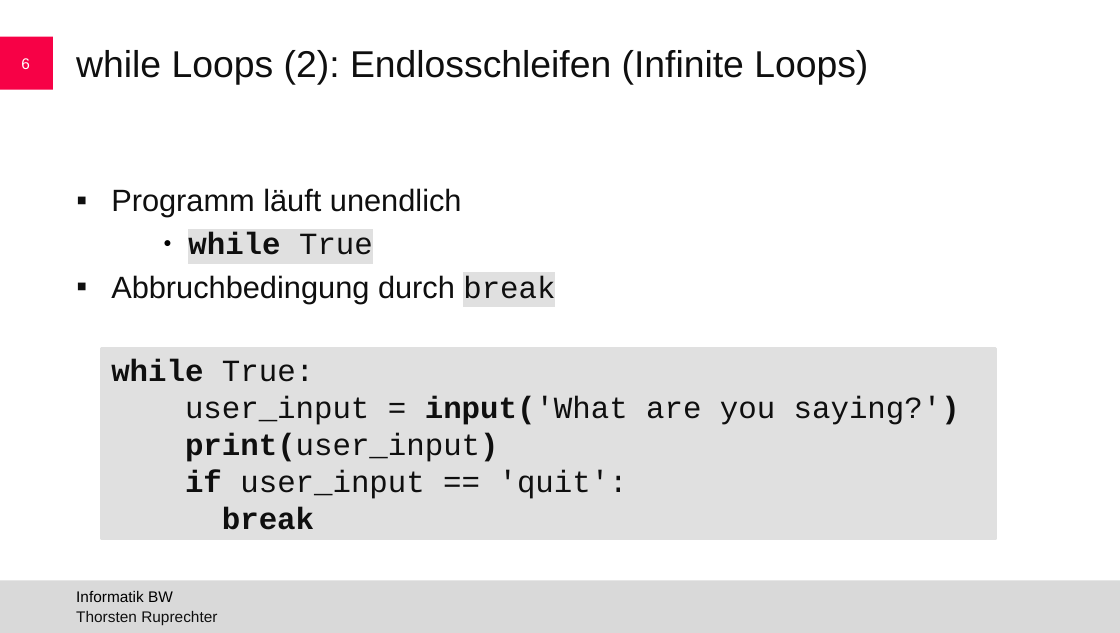
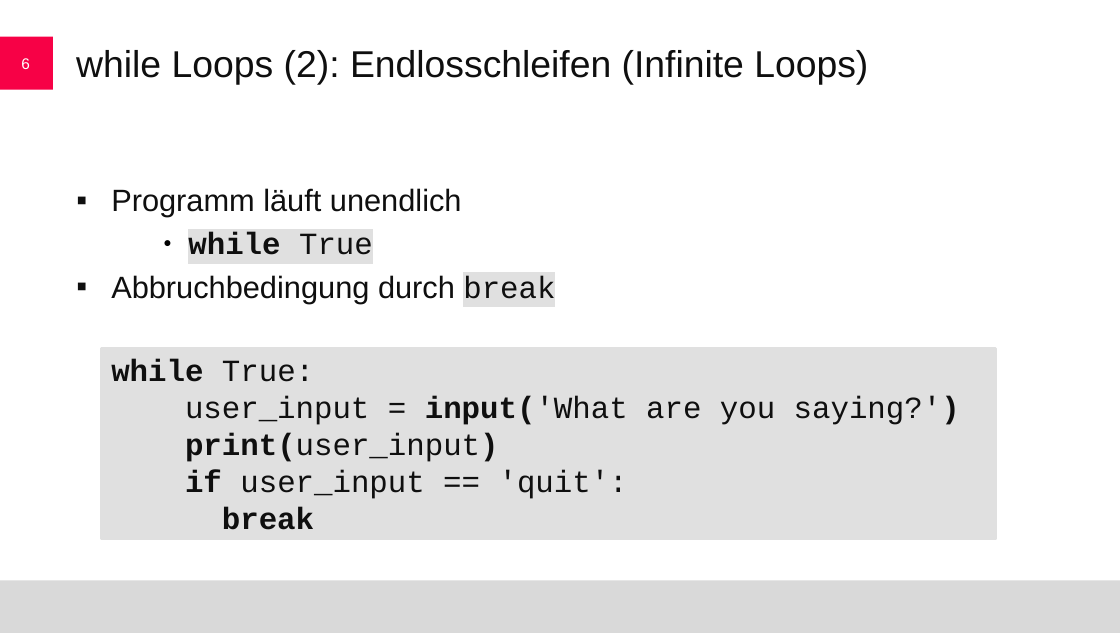
Before and after one commit to handlj/ba-thesis-microlearning-adhd-code, a slide deck: slide 6 of course-material/mature/slides/topic-c.odp. Drawn at 1120x633 pixels with LibreOffice and Linux fonts; fonts in the diff are those of the drawing; background and template pictures are left out. Boxes give left, top, right and bottom in pixels: in the first picture for what was removed or moved away, otherwise in the second. Text is boxed around its words. In the diff, an @@ line names an element or a change of style, - is before the commit and + after.

```diff
--- a/course-material/mature/slides/topic-c.odp
+++ b/course-material/mature/slides/topic-c.odp
@@ text removed at [76, 591, 173, 602] @@
-Informatik BW
@@ text removed at [76, 611, 217, 625] @@
-Thorsten Ruprechter
```
Also in this commit, not shown: 6 other slides changed, 7 other files.
